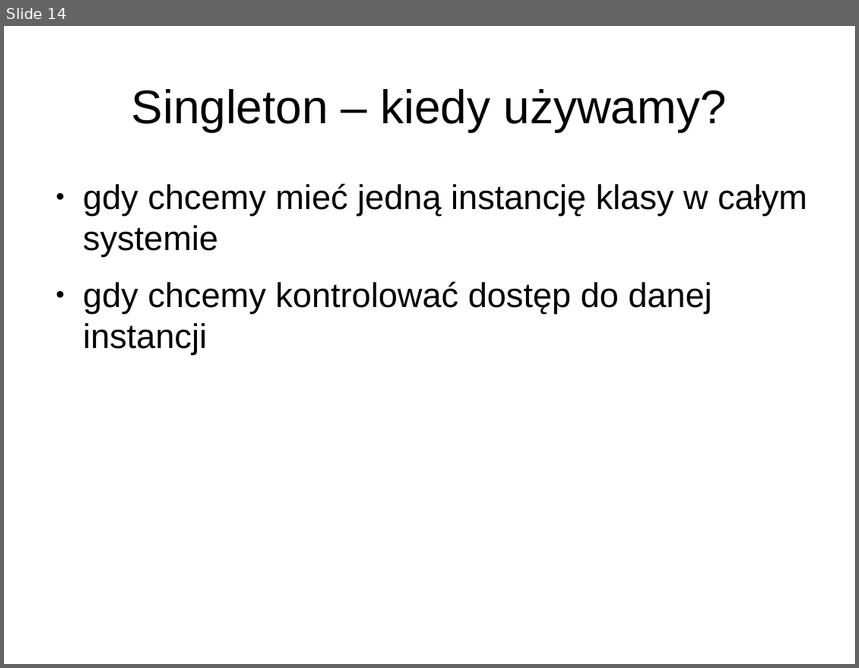
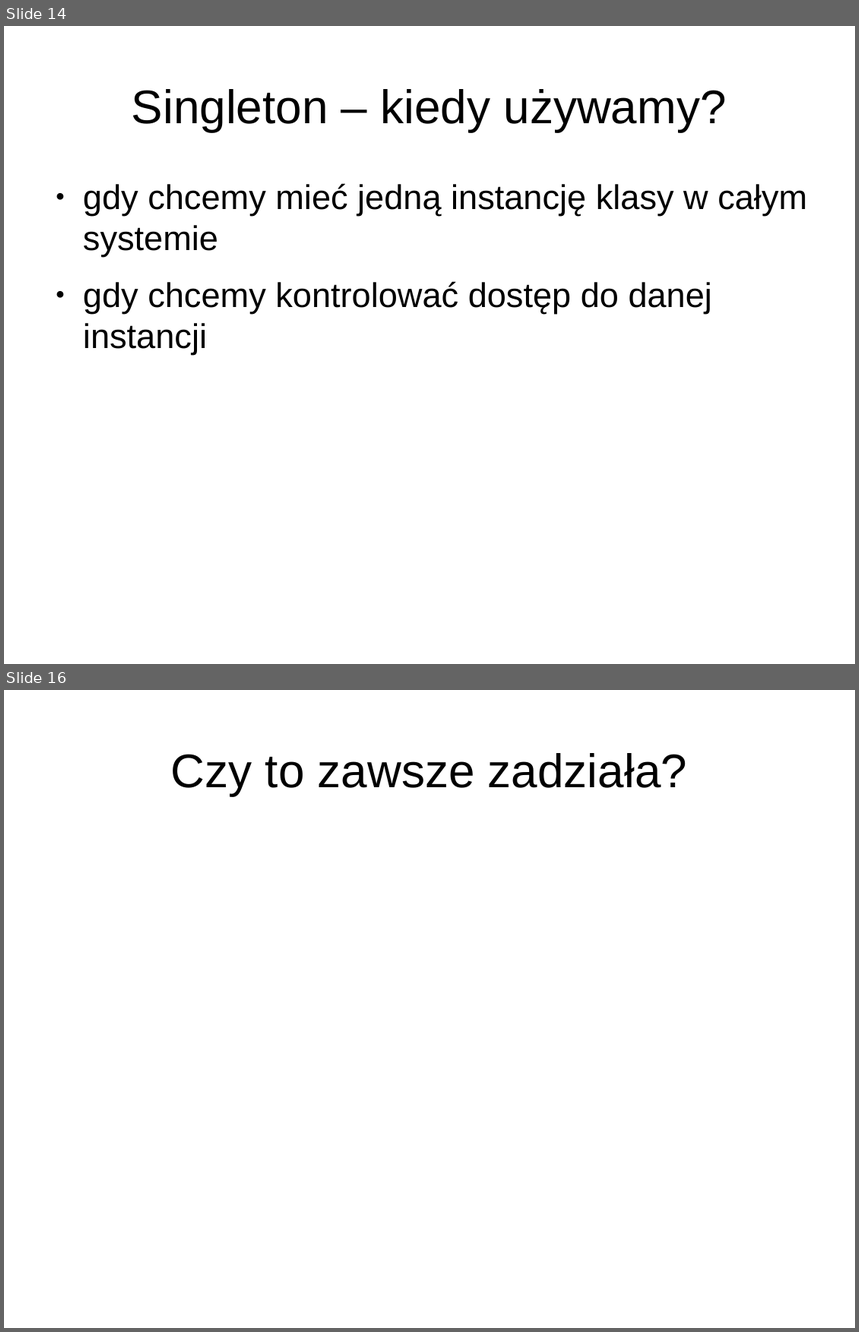
Before and after one commit to anicos/wzorce-projektowe-prezentacja, a slide deck: Part_1.odp. Shown one above the other, each under a label of ours: slide 14 before the commit, slides 14 and 16 after it; the slides between them are not shown. The pictures are 859x668 and 859x1332 pixels, drawn with LibreOffice and Linux fonts; fonts in the diff are those of the drawing. Boxes give left, top, right and bottom in pixels: in the first picture for what was removed or moved away, otherwise in the second. Text is boxed around its words. In the diff, an @@ line names an element or a change of style, - is before the commit and + after.

```diff
--- a/Part_1.odp
+++ b/Part_1.odp
@@ slide 16 added at [4,690,855,1328], background #FFFFFF @@
@@ title added at [171,753,687,796], 44 pt, text #000000 @@
+Czy to zawsze zadziała?
```
Also in this commit, not shown: 1 other slide added.
